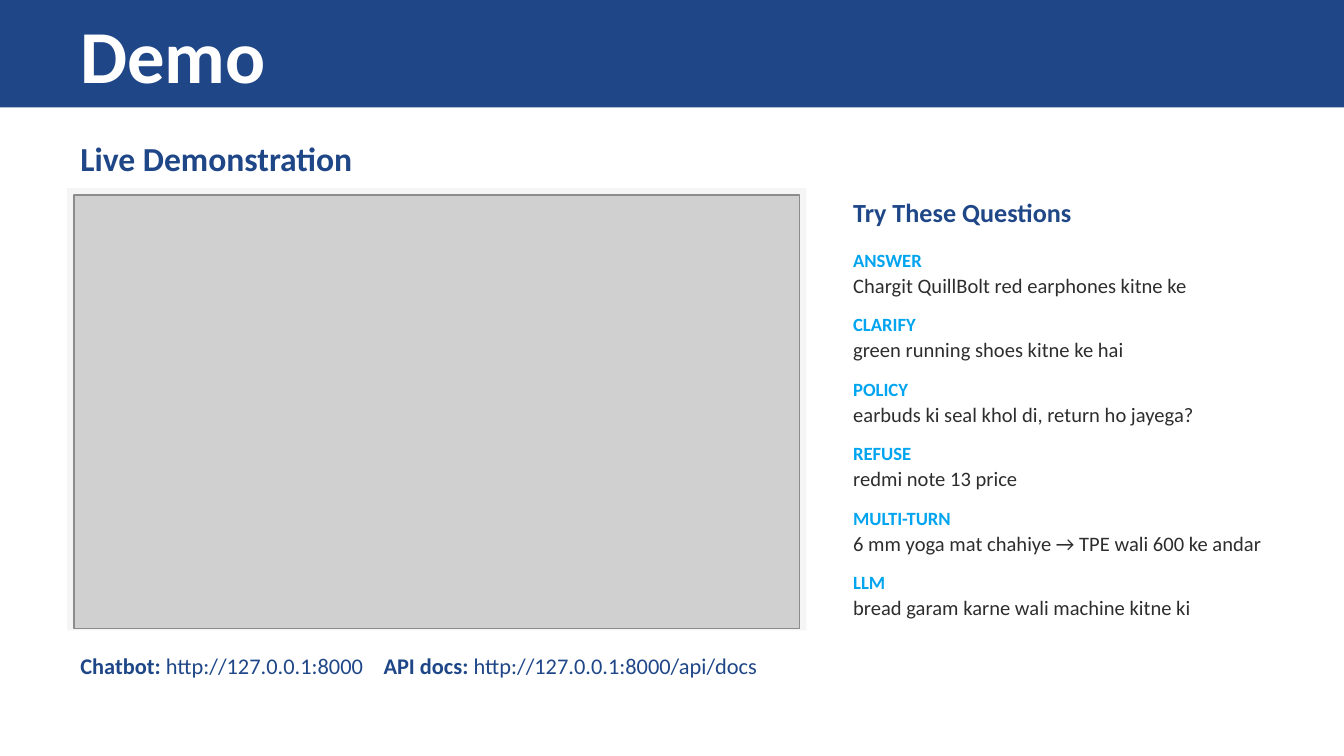
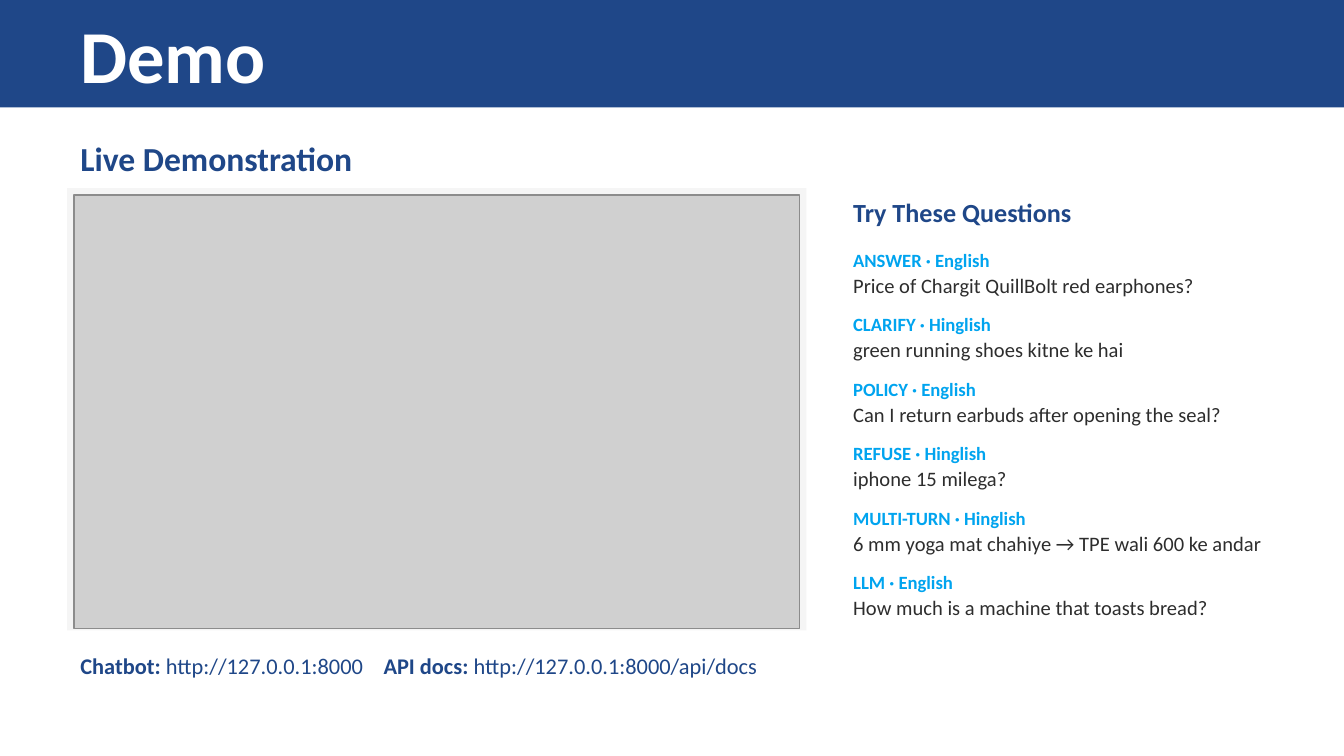
Before and after one commit to varunrajch/RAG-Shopping-Assistant, a slide deck: slide 7 of Shopping Assistant Presentation.pptx (slide 10 before the commit). Drawn at 1344x756 pixels with LibreOffice and Linux fonts; fonts in the diff are those of the drawing; grey boxes stand for pictures. Boxes give left, top, right and bottom in pixels: in the first picture for what was removed or moved away, otherwise in the second. Text is boxed around its words. In the diff, an @@ line names an element or a change of style, - is before the commit and + after.

Commit message:
presentation

```diff
--- a/Shopping Assistant Presentation.pptx
+++ b/Shopping Assistant Presentation.pptx
@@ text at (x1=853, y1=254, x2=989, y2=270): text changed @@
-ANSWER
+ANSWER · English
@@ text at (x1=853, y1=278, x2=1193, y2=297): text changed @@
-Chargit QuillBolt red earphones kitne ke
+Price of Chargit QuillBolt red earphones?
@@ text at (x1=853, y1=318, x2=991, y2=334): text changed @@
-CLARIFY
+CLARIFY · Hinglish
@@ text at (x1=853, y1=383, x2=975, y2=399): text changed @@
-POLICY
+POLICY · English
@@ text at (x1=853, y1=407, x2=1220, y2=426): text changed @@
-earbuds ki seal khol di, return ho jayega?
+Can I return earbuds after opening the seal?
@@ text at (x1=853, y1=447, x2=987, y2=463): text changed @@
-REFUSE
+REFUSE · Hinglish
@@ text at (x1=853, y1=471, x2=1007, y2=490): text changed @@
-redmi note 13 price
+iphone 15 milega?
@@ text at (x1=853, y1=512, x2=1026, y2=528): text changed @@
-MULTI-TURN
+MULTI-TURN · Hinglish
@@ text at (x1=853, y1=576, x2=953, y2=592): text changed @@
-LLM
+LLM · English
@@ text at (x1=853, y1=600, x2=1207, y2=615): text changed @@
-bread garam karne wali machine kitne ki
+How much is a machine that toasts bread?
```
